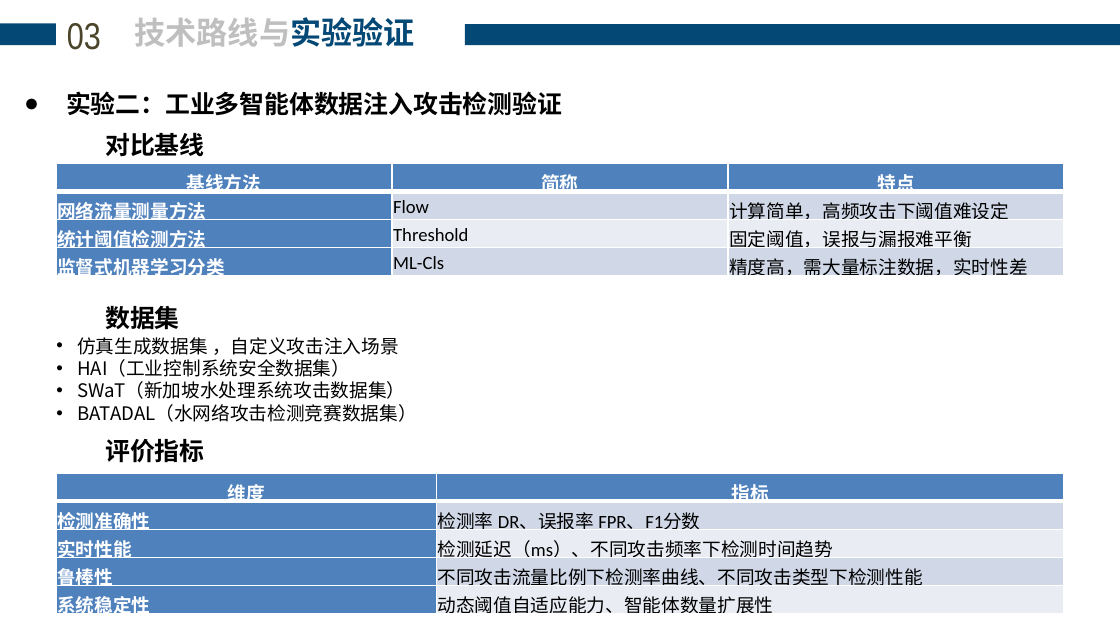
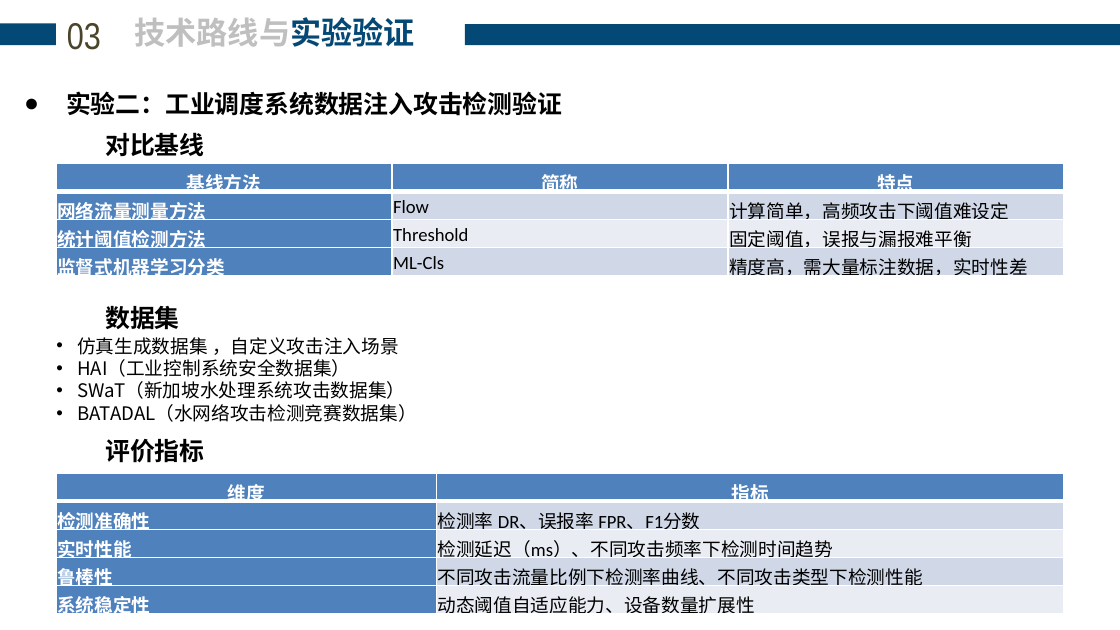
Before and after one commit to analyst2004lx/paper01, a slide deck: slide 22 of 开题报告/于琪-开题PPT(20260809) .pptx. Drawn at 1120x630 pixels with LibreOffice and Linux fonts; fonts in the diff are those of the drawing. Boxes give left, top, right and bottom in pixels: in the first picture for what was removed or moved away, otherwise in the second. Text is boxed around its words. In the diff, an @@ line names an element or a change of style, - is before the commit and + after.

```diff
--- a/开题报告/于琪-开题PPT(20260809) .pptx
+++ b/开题报告/于琪-开题PPT(20260809) .pptx
@@ text at (66, 91, 562, 116): text changed @@
-● 实验二：工业多智能体数据注入攻击检测验证
+● 实验二：工业调度系统数据注入攻击检测验证
@@ table at (56, 474, 1064, 622) @@
-row 5, column 2: 动态阈值自适应能力、智能体数量扩展性
+row 5, column 2: 动态阈值自适应能力、设备数量扩展性
```
Also in this commit, not shown: 17 other slides changed, 1 slide added, 1 slide removed, 9 other files.
